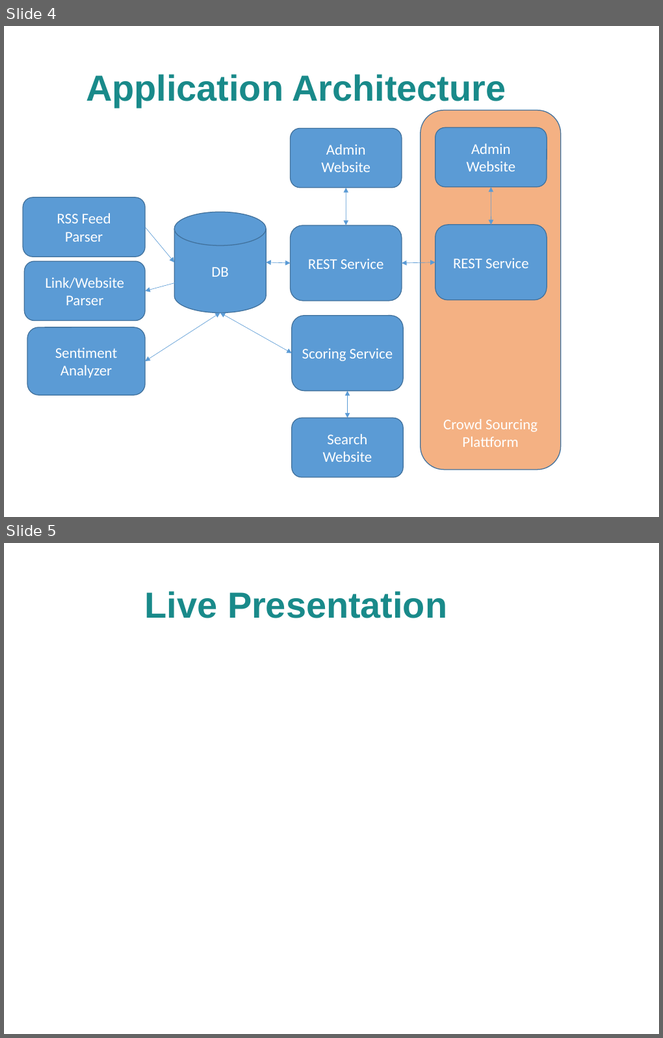
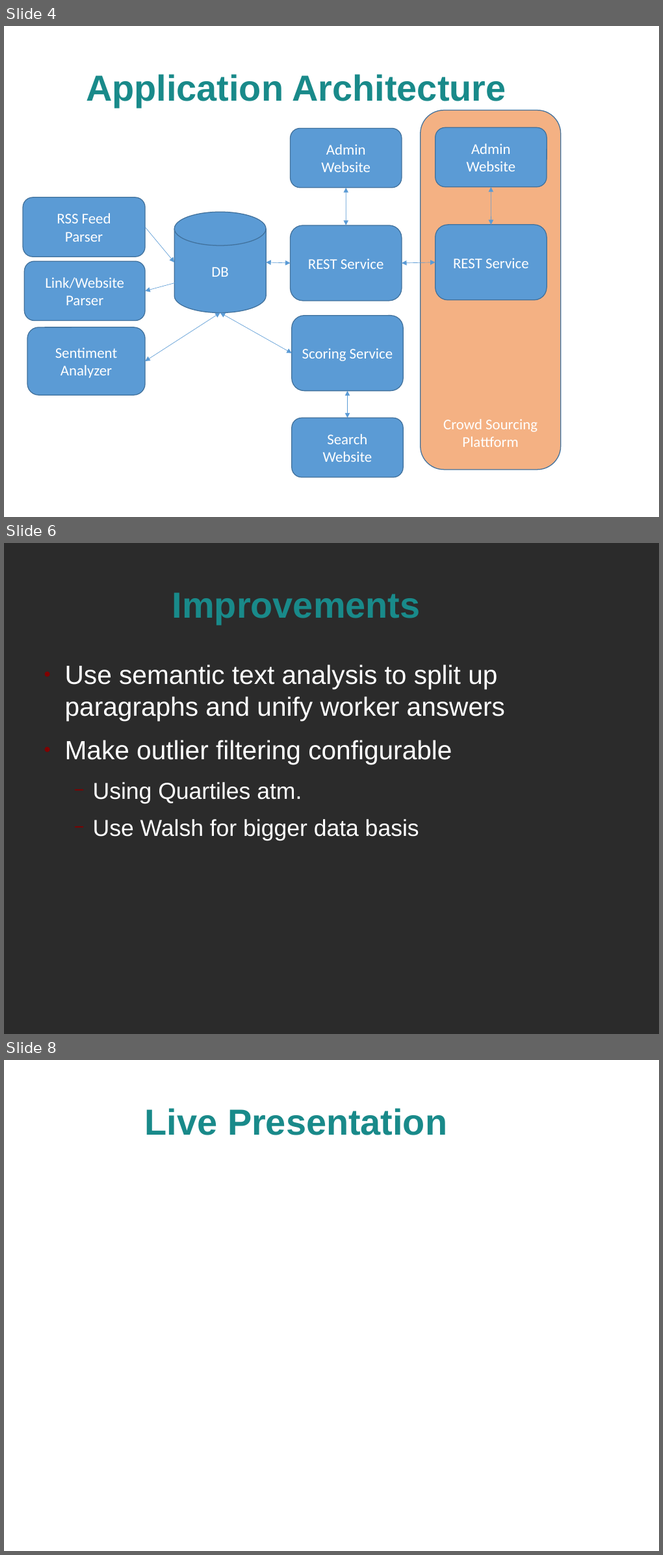
Before and after one commit to schlingel/aic_topic2_2013, a slide deck: presentation/final_presentation.odp. Shown one above the other, each under a label of ours: slides 4 and 5 before the commit, slides 4, 6 and 8 after it; the slides between them are not shown. The pictures are 663x1038 and 663x1555 pixels, drawn with LibreOffice and Linux fonts; fonts in the diff are those of the drawing; background and template pictures are left out; a plain dark background stands for a picture behind light text. Boxes give left, top, right and bottom in pixels: in the first picture for what was removed or moved away, otherwise in the second. Text is boxed around its words. In the diff, an @@ line names an element or a change of style, - is before the commit and + after.

```diff
--- a/presentation/final_presentation.odp
+++ b/presentation/final_presentation.odp
@@ slide 6 added at <box>4,543,659,1034</box>, background picture (left out) @@
@@ title added at <box>172,592,421,624</box>, 44 pt, text #198A8A, bold @@
+Improvements
@@ text added at <box>65,665,505,841</box>, 32 pt, text #FFFFFF @@
+● Use semantic text analysis to split up paragraphs and unify worker answers
+● Make outlier filtering configurable
+  − Using Quartiles atm.
+  − Use Walsh for bigger data basis
@@ what was slide 5 is now slide 8 @@
```
Also in this commit, not shown: 2 slides changed, 2 other slides added.
